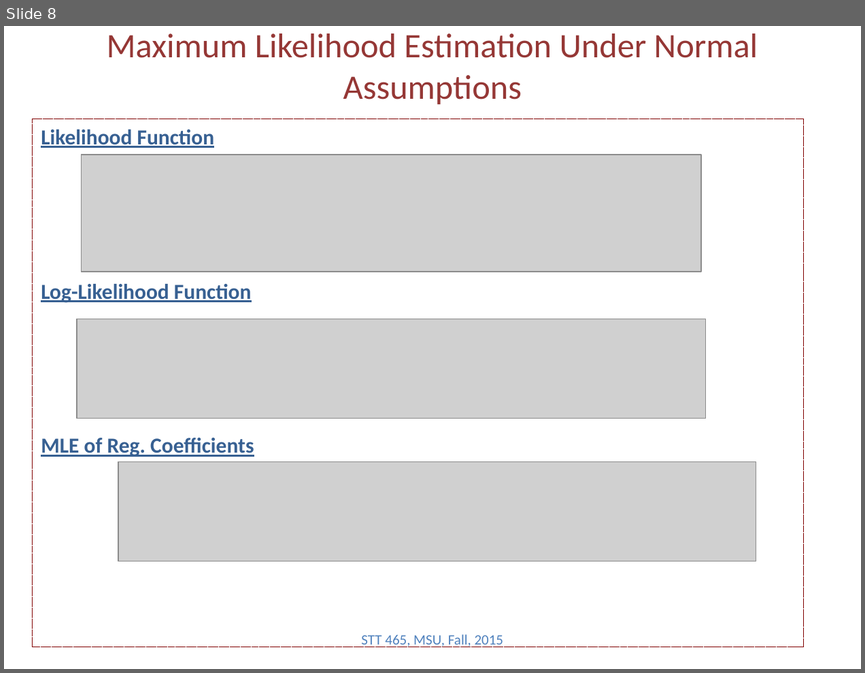
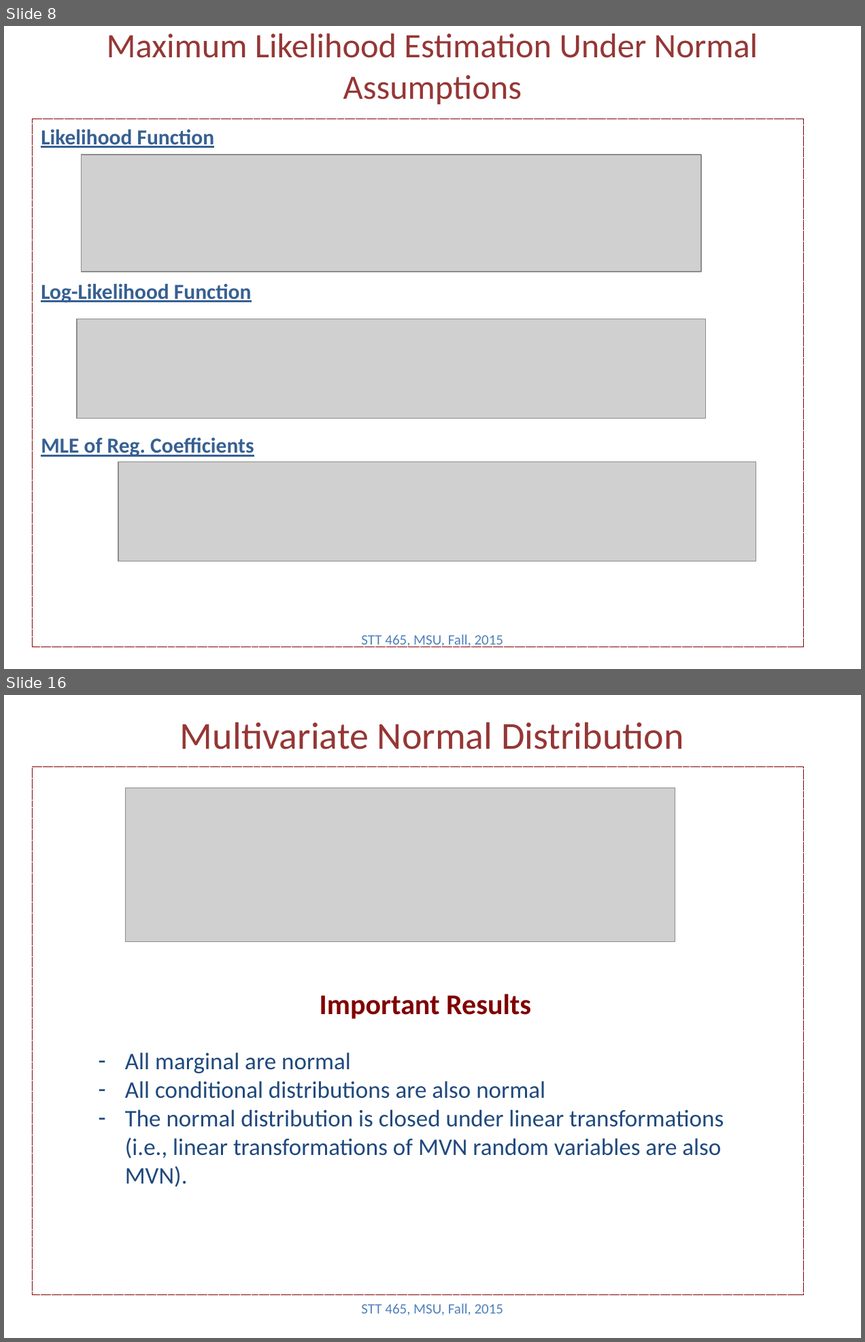
Before and after one commit to Boukos/STT465, a slide deck: STT465_9.pptx. Shown one above the other, each under a label of ours: slide 8 before the commit, slides 8 and 16 after it; the slides between them are not shown. The pictures are 865x673 and 865x1342 pixels, drawn with LibreOffice and Linux fonts; fonts in the diff are those of the drawing; grey boxes stand for pictures. Boxes give left, top, right and bottom in pixels: in the first picture for what was removed or moved away, otherwise in the second. Text is boxed around its words. In the diff, an @@ line names an element or a change of style, - is before the commit and + after.

Commit message:
updating slides

```diff
--- a/STT465_9.pptx
+++ b/STT465_9.pptx
@@ slide 16 added at bbox=[4, 695, 861, 1338], background #FFFFFF @@
@@ title added at bbox=[180, 722, 684, 749], 32 pt, text #953735 @@
+Multivariate Normal Distribution
@@ rectangle added at bbox=[33, 766, 804, 1294], outline #800000 0.75 pt dashed @@
@@ picture added at bbox=[126, 787, 675, 941] @@
@@ text added at bbox=[125, 994, 723, 1187], 20 pt, text #1F497D @@
+Important Results
+– All marginal are normal
+– All conditional distributions are also normal
+– The normal distribution is closed under linear transformations (i.e., linear transformations of MVN random variables are also MVN).
@@ text added at bbox=[361, 1303, 504, 1315], 12 pt, text #4F81BD @@
+STT 465, MSU, Fall, 2015
```
Also in this commit, not shown: 8 other slides added, 4 other files.
